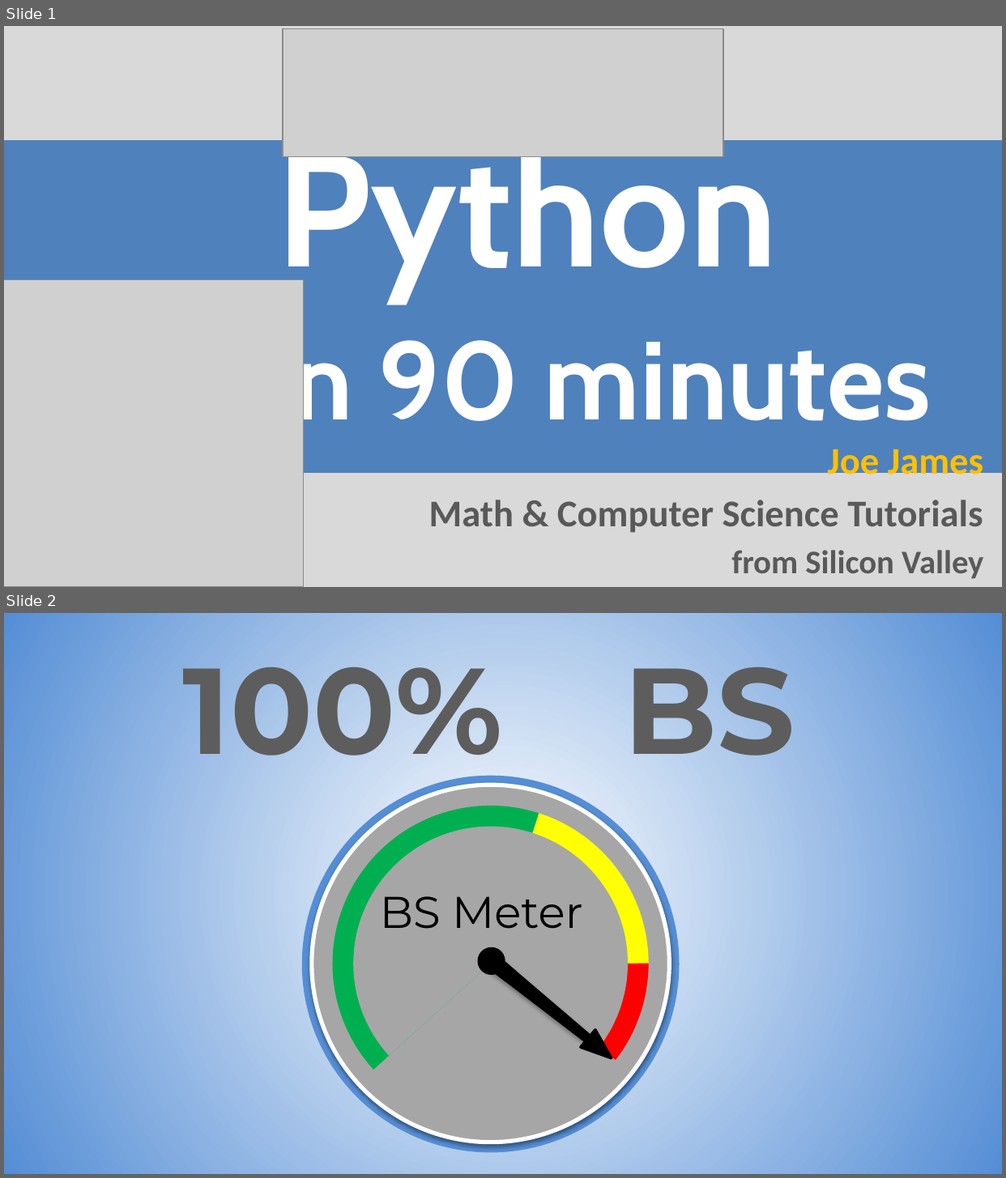
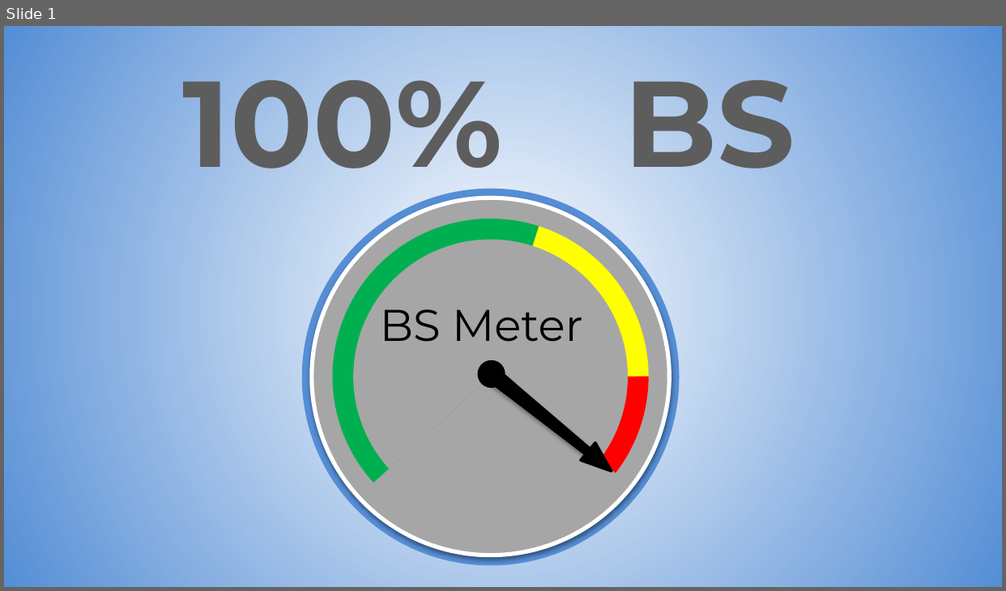
Before and after one commit to julienPalleau/Udemy, a slide deck: PythonParLaPratique 101 exercices/Python in 90 minutes [Enregistrement automatique].pptx. Shown one above the other, each under a label of ours: slides 1 and 2 before the commit, slide 1 after it. The pictures are 1006x1178 and 1006x591 pixels, drawn with LibreOffice and Linux fonts; fonts in the diff are those of the drawing; grey boxes stand for pictures. Boxes give left, top, right and bottom in pixels: in the first picture for what was removed or moved away, otherwise in the second. Text is boxed around its words. In the diff, an @@ line names an element or a change of style, - is before the commit and + after.

```diff
--- a/PythonParLaPratique 101 exercices/Python in 90 minutes [Enregistrement automatique].pptx
+++ b/PythonParLaPratique 101 exercices/Python in 90 minutes [Enregistrement automatique].pptx
@@ slide 1 removed at (x1=4, y1=26, x2=1002, y2=587), background #D9D9D9 @@
@@ picture removed at (x1=283, y1=29, x2=723, y2=156) @@
@@ rectangle removed at (x1=4, y1=141, x2=1002, y2=473) @@
@@ title removed at (x1=266, y1=132, x2=931, y2=443) @@
-Python
-in 90 minutes
@@ picture removed at (x1=4, y1=280, x2=304, y2=587) @@
@@ subtitle removed at (x1=429, y1=442, x2=983, y2=579) @@
-Joe James
-Math & Computer Science Tutorials
-from Silicon Valley
@@ what was slide 2 is now slide 1 @@
```
Also in this commit, not shown: 2 slides changed, 7 slides added.
